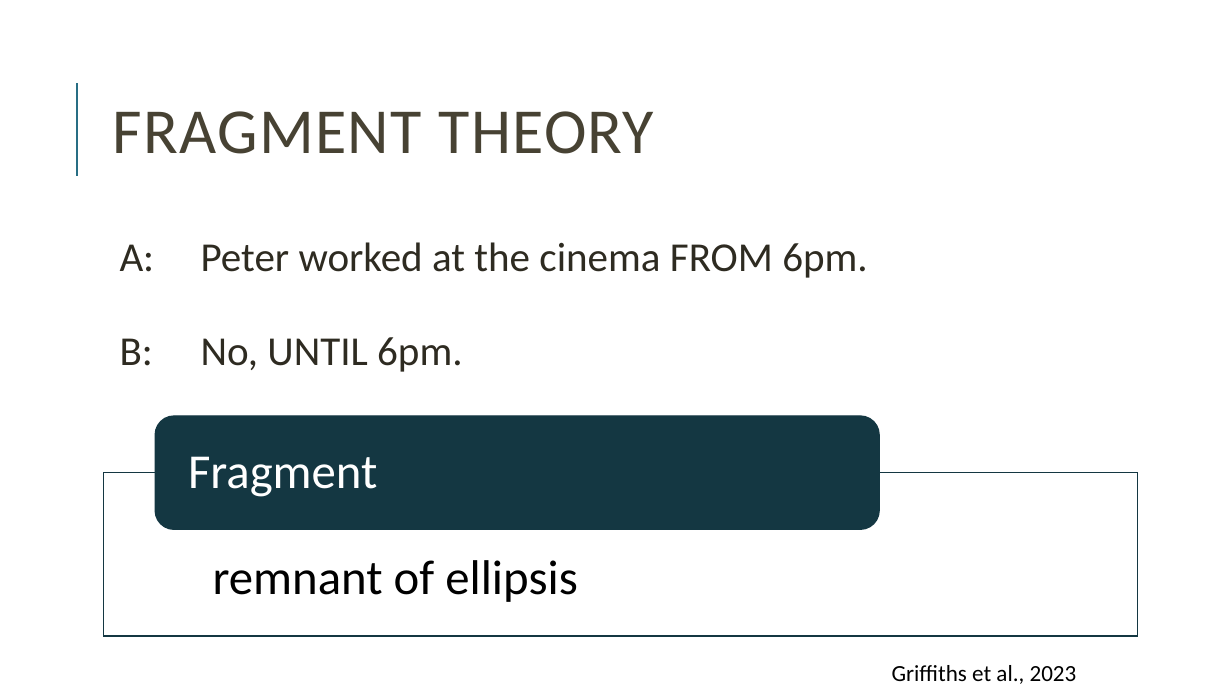
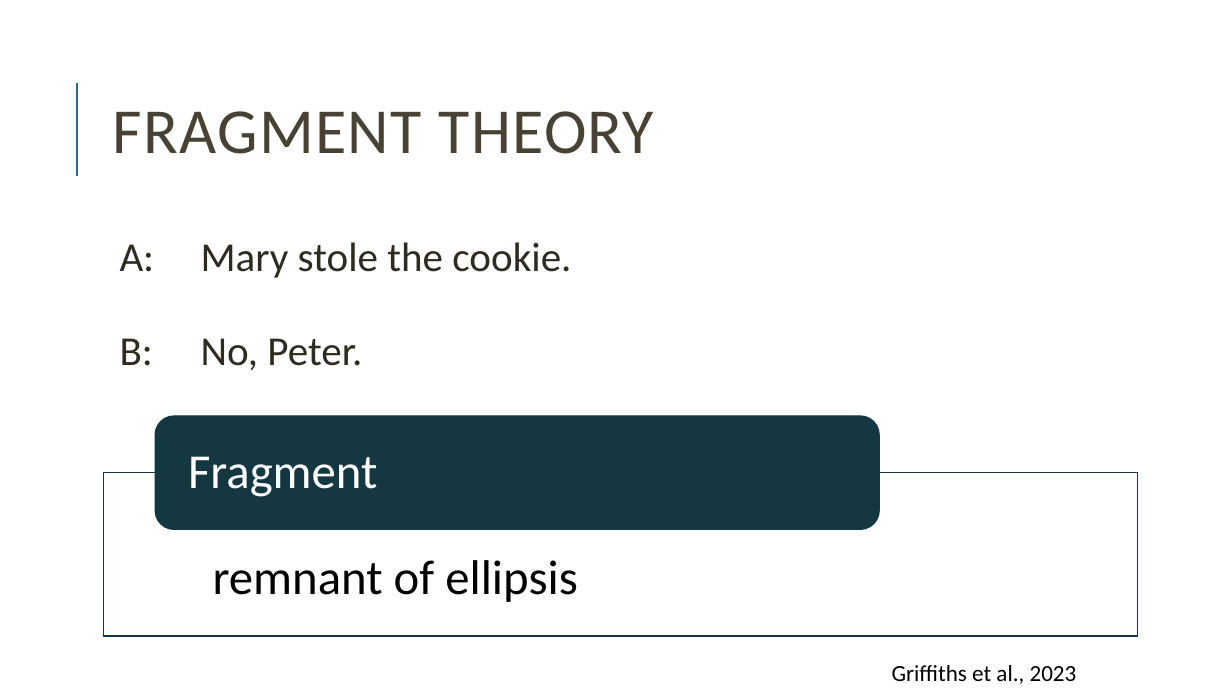
Before and after one commit to miriamschiele/MA, a slide deck: slide 4 of presentation/Miriam Schiele, MA presentation.pptx. Drawn at 1232x693 pixels with LibreOffice and Linux fonts; fonts in the diff are those of the drawing. Boxes give left, top, right and bottom in pixels: in the first picture for what was removed or moved away, otherwise in the second. Text is boxed around its words. In the diff, an @@ line names an element or a change of style, - is before the commit and + after.

```diff
--- a/presentation/Miriam Schiele, MA presentation.pptx
+++ b/presentation/Miriam Schiele, MA presentation.pptx
@@ text at <box>120,242,571,370</box>: text changed @@
-  A: Peter worked at the cinema FROM 6pm.
-  B: No, UNTIL 6pm.
+  A: Mary stole the cookie.
+  B: No, Peter.
```
Also in this commit, not shown: 10 other slides changed, 4 slides added, 4 slides removed, 1 other file.
